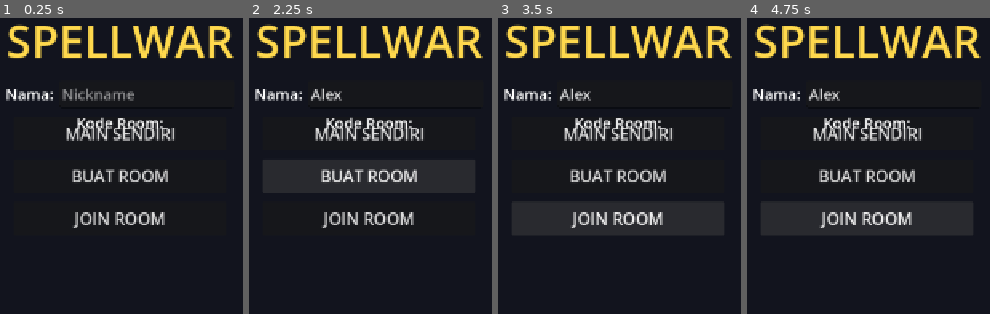
Above: before the commit, frames 1-4 (left to right).
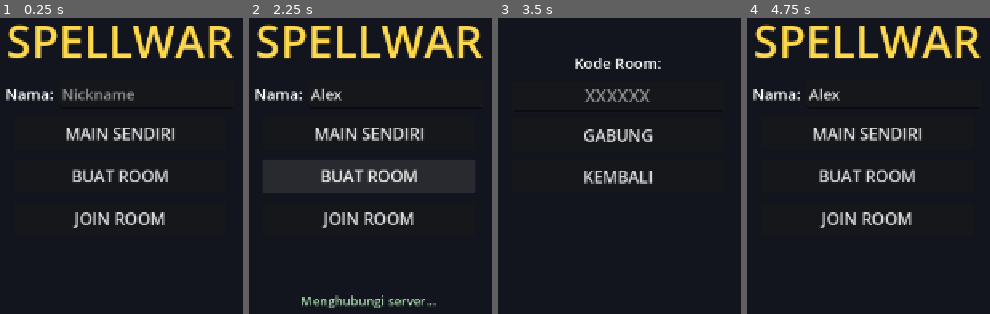
Above: after the commit, the same moments.

Repository: qualzecoat/SpellWar
Game: Godot game, scene res://scenes/menu.tscn
Two runs of this game, one before a commit and one after it. Both use one fixed random seed, a clock stepped at 60 frames per second and the inputs below.
Inputs (mouse positions are in pixels of both pictures, inside the frame that each line leads up to):
- Up to frame 1 (0.25 s): no input
- Up to frame 2 (2.25 s): click (394, 94) at 0.52 s; type "Alex" at 0.6 s; click "MAIN SENDIRI" at 1.25 s; click "BUAT ROOM" at 2 s
- Up to frame 3 (3.5 s): click "JOIN ROOM" at 2.75 s
- Up to frame 4 (4.75 s): click (866, 136) at 3.5 s, where only the run after the commit has a clickable "GABUNG"; click "JOIN ROOM" (after the commit: "KEMBALI") at 4.25 s

The runs differ from the first frame. In frame 1, 0.8% of the frame differs, in the area x 31-68%, y 33-38%; in frame 2, 1.8%; in frame 3, 12%, in the area x 2-97%, y 2-71%; in frame 4, 0.8%.
Error before the commit: Invalid assignment of property or key 'horizontal_alignment' with value of type 'int' on a base object of type 'LineEdit'. (res://scripts/menu.gd:77)
Error after the commit: Invalid assignment of property or key 'text' with value of type 'String' on a base object of type 'Nil'. (res://scripts/menu.gd:155)

Commit message:
Fase 3: fix LineEdit alignment di menu

Diff:
--- a/scripts/menu.gd
+++ b/scripts/menu.gd
@@ -74,7 +74,7 @@
 	_code_edit.max_length = 6
 	_code_edit.custom_minimum_size = Vector2(280, 48)
 	_code_edit.add_theme_font_size_override("font_size", 28)
-	_code_edit.horizontal_alignment = HORIZONTAL_ALIGNMENT_CENTER
+	_code_edit.alignment = HORIZONTAL_ALIGNMENT_CENTER
 	_join_panel.add_child(_code_edit)
 	_add_btn(_join_panel, "GABUNG", _on_join_go)
 	_add_btn(_join_panel, "KEMBALI", func() -> void: _show(_main_panel))
